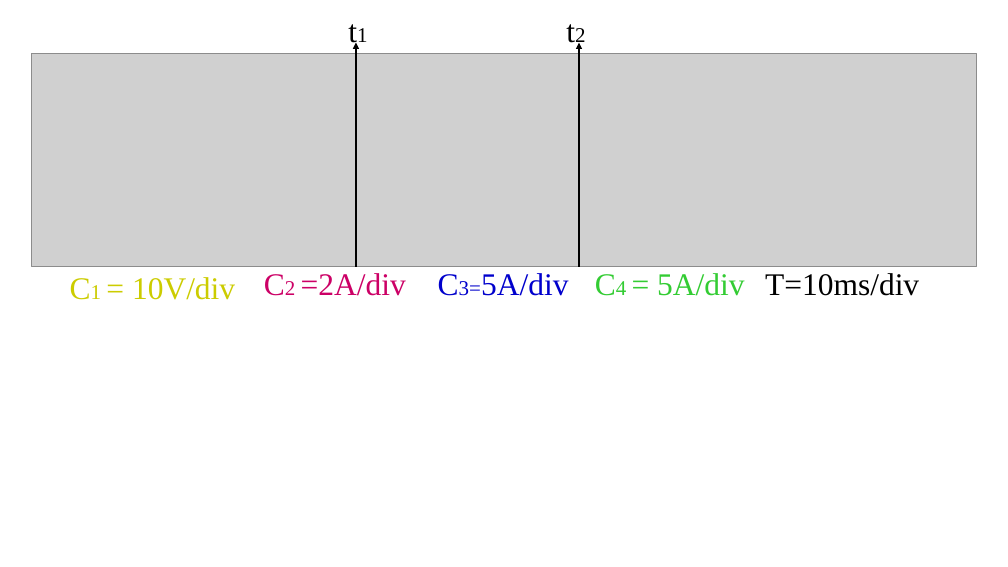
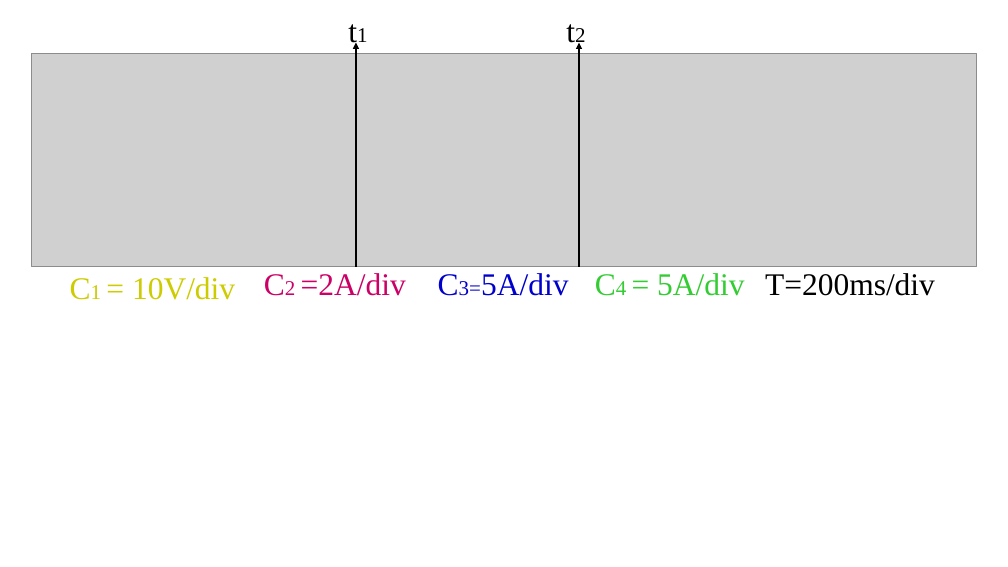
Before and after one commit to EnesAyaz/WPTMotor, a slide deck: slide 2 of Test-Result/2022.08.25/figure.pptx. Drawn at 1008x567 pixels with LibreOffice and Linux fonts; fonts in the diff are those of the drawing; grey boxes stand for pictures. Boxes give left, top, right and bottom in pixels: in the first picture for what was removed or moved away, otherwise in the second. Text is boxed around its words. In the diff, an @@ line names an element or a change of style, - is before the commit and + after.

```diff
--- a/Test-Result/2022.08.25/figure.pptx
+++ b/Test-Result/2022.08.25/figure.pptx
@@ text at [765,273,935,296]: text changed @@
-T=10ms/div
+T=200ms/div
```
Also in this commit, not shown: 2 other files.
